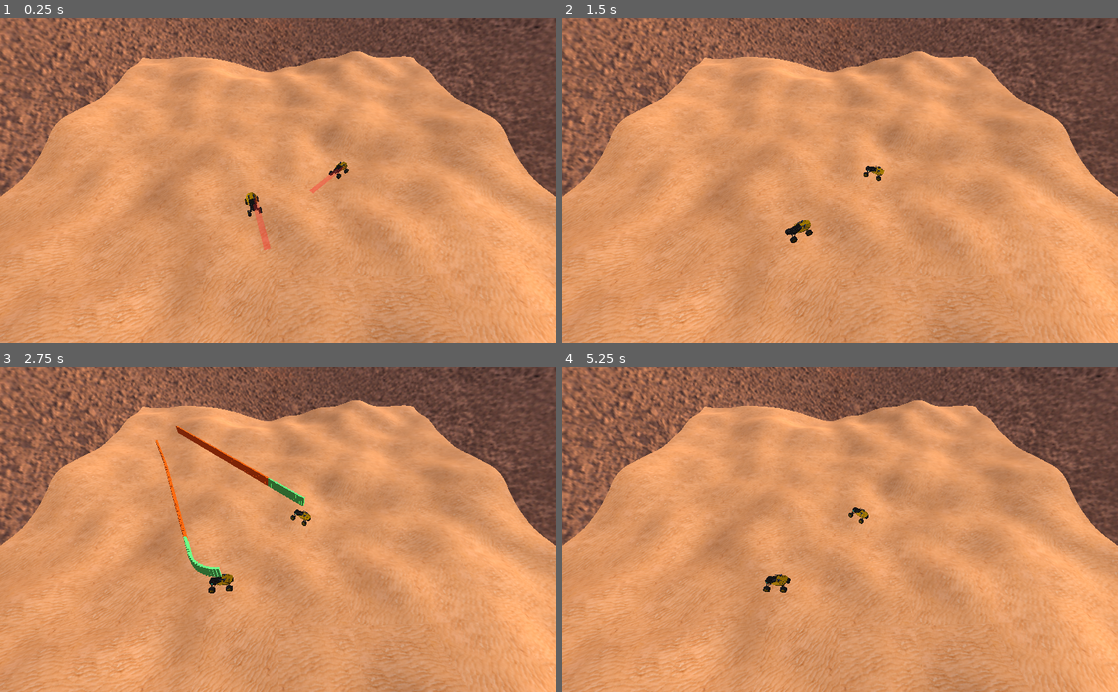
Above: before the commit, frames 1-4 (two rows, left to right).
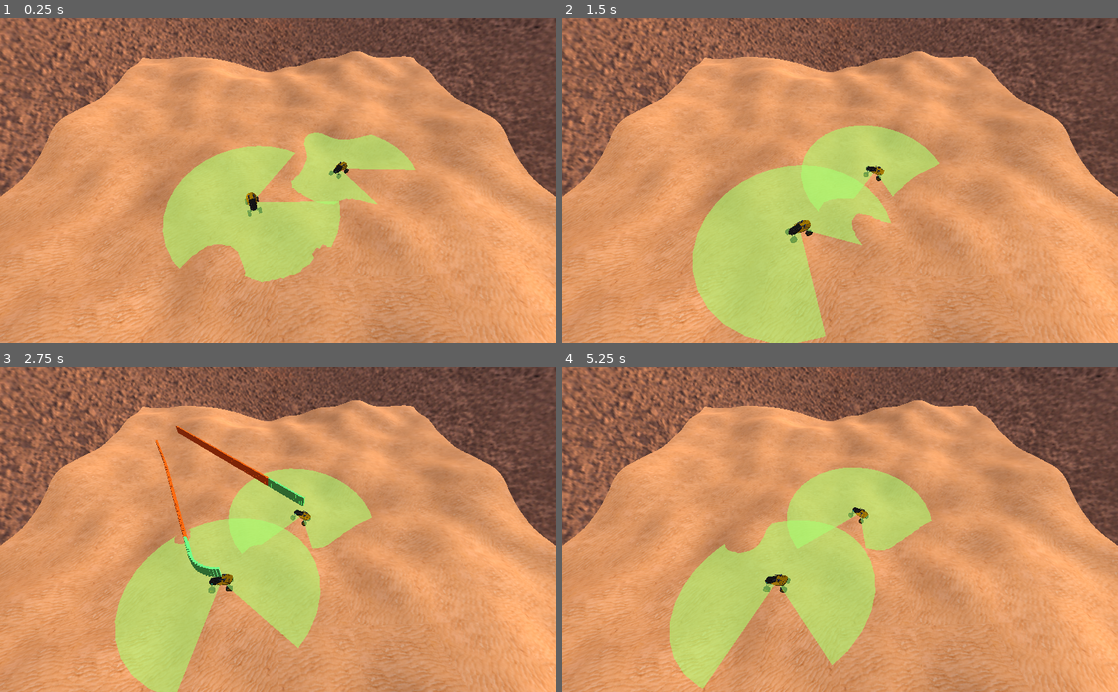
Above: after the commit, the same moments.

Repository: RealmHost002/game_about_desert_and_corovans
Game: Godot game, scene res://main.tscn
The game is run twice, just before and just after one commit, with the same random seed, the same clock (stepped at 60 frames per second) and the same inputs.
Inputs (mouse positions are in pixels of both pictures, inside the frame that each line leads up to):
- Up to frame 1 (0.25 s): no input
- Up to frame 2 (1.5 s): move the mouse to (962, 164) at 0.52 s; hold 2 (tb2) 0.53-1.25 s; click (962, 164) at 0.67 s; drag from (728, 196) to (812, 245) at 1.27 s
- Up to frame 3 (2.75 s): move the mouse to (333, 458) at 2.02 s; hold Right mouse button (drag_camera) from 2.03 s (still down); click (333, 458) at 2.17 s; tap 2 (tb2) at 2.3 s
- Up to frame 4 (5.25 s): release Right mouse button (drag_camera) at 2.75 s; drag from (812, 594) to (673, 480) at 2.77 s; tap Enter at 3.5, 5 s; move the mouse to (1006, 578) at 3.52 s; hold 2 (tb2) 3.53-4.25 s; click (1006, 578) at 3.67 s; tap Space at 4.25 s; drag from (673, 480) to (756, 448) at 4.27 s; move the mouse to (867, 529) at 5.02 s; hold 1 (TEST_BUTTON_1) from 5.03 s (still down); click (867, 529) at 5.17 s

The runs differ from the first frame. In frame 1, 11% of the frame differs, in the area x 29-75%, y 35-82%; in frame 2, 15%; in frame 3, 15%; in frame 4, 15%, in the area x 19-67%, y 30-99%.

Commit message:
Some laser and area updates

Diff:
--- a/car.gd
+++ b/car.gd
@@ -29,11 +29,7 @@
 func _process(delta):
 	forward = (get_node("dirs/forward").global_transform.origin - self.global_transform.origin).normalized()
 	var angle_to_destination = forward.angle_to(destination - self.global_transform.origin)
-
-#	if angle_to_destination > 0.1:
 	self.rotate(Vector3(0,1,0), sign(forward.cross(destination - self.global_transform.origin).y) * delta * clamp(angle_to_destination, 0.5, 1) * rotation_speed)
-#	elif angle_to_destination > 0.05:
-#		self.rotate(Vector3(0,1,0), sign(forward.cross(destination - self.global_transform.origin).y) * angle_to_destination / 2.0)
 	self.global_transform.origin += forward * delta * speed
 	if image:
 		var s_height = 0
--- a/car.tscn
+++ b/car.tscn
@@ -8,7 +8,7 @@
 [ext_resource path="res://models/area.obj" type="ArrayMesh" id=6]
 [ext_resource path="res://scripts/weapons/all_weapons.gd" type="Script" id=7]
 [ext_resource path="res://models/weapons/area_material.tres" type="Material" id=8]
-[ext_resource path="res://trash textures/laser_beam.tscn" type="PackedScene" id=9]
+[ext_resource path="res://models/weapon_area.obj" type="ArrayMesh" id=9]
 
 [sub_resource type="SpatialMaterial" id=1]
 albedo_color = Color( 0.156863, 0.156863, 0.156863, 1 )
@@ -80,11 +80,8 @@
 
 [node name="area" type="MeshInstance" parent="body/weapons/Position3D"]
 transform = Transform( 1.90249, 0, 2.3196, 0, 1, 0, -2.3196, 0, 1.90249, -0.899078, -1.29407, 1.18434 )
-mesh = ExtResource( 6 )
+mesh = ExtResource( 9 )
 material/0 = ExtResource( 8 )
-
-[node name="MeshInstance" parent="body/weapons/Position3D" instance=ExtResource( 9 )]
-transform = Transform( -1, 0, 3.25841e-07, 0, 1, 0, -3.25841e-07, 0, -1, 0, 0, 0 )
 
 [node name="Position3D2" type="Position3D" parent="body/weapons"]
 transform = Transform( 1, 0, 0, 0, 1, 0, 0, 0, 1, -0.899, 2.898, -1.184 )
--- /dev/null
+++ b/models/weapons/lasergun/laser_mesh.tres
@@ -0,0 +1,21 @@
+[gd_resource type="ArrayMesh" load_steps=2 format=2]
+
+[sub_resource type="SpatialMaterial" id=1]
+resource_name = "None"
+albedo_color = Color( 0.8, 0.8, 0.8, 1 )
+metallic = 0.8
+
+[resource]
+surfaces/0 = {
+"aabb": AABB( -1, 0, -10, 2.00001, 1e-05, 10 ),
+"array_data": PoolByteArray( 0, 0, 128, 63, 0, 0, 0, 0, 0, 0, 0, 0, 0, 127, 0, 0, 0, 0, 127, 127, 23, 48, 51, 59, 0, 0, 128, 191, 0, 0, 0, 0, 0, 0, 0, 0, 0, 127, 0, 0, 0, 0, 127, 127, 23, 48, 255, 59, 0, 0, 128, 63, 0, 0, 0, 0, 0, 0, 32, 193, 0, 127, 0, 0, 0, 0, 127, 127, 69, 20, 51, 59, 0, 0, 128, 191, 0, 0, 0, 0, 0, 0, 32, 193, 0, 127, 0, 0, 0, 0, 127, 127, 69, 20, 255, 59 ),
+"array_index_data": PoolByteArray( 0, 0, 1, 0, 2, 0, 2, 0, 1, 0, 3, 0 ),
+"blend_shape_data": [  ],
+"format": 97559,
+"index_count": 6,
+"material": SubResource( 1 ),
+"name": "None",
+"primitive": 4,
+"skeleton_aabb": [  ],
+"vertex_count": 4
+}
--- a/scripts/weapons/weapon.gd
+++ b/scripts/weapons/weapon.gd
@@ -11,7 +11,7 @@
 
 # Called when the node enters the scene tree for the first time.
 func _ready():
-	get_node("area").hide()
+#	get_node("area").hide()
 	camera = get_tree().get_root().get_node('Spatial/camera_look_at/Camera')
 #	death_zone = get_parent().death_zones
 	pass # Replace with function body.
@@ -24,7 +24,7 @@
 	self.add_child(lb)
 	lb.global_transform = self.global_transform
 	lb.look_at(target.global_transform.origin, Vector3(0,1,0))
-	lb.scale.z = clamp((target.global_transform.origin - self.global_transform.origin).length() / 2.0, 0, distance / 2.0)
+	lb.scale.z = clamp((target.global_transform.origin - self.global_transform.origin).length(), 0, distance)
 	lb.scale.x = 0.1
 
 	#IVAN PIDARAS
--- a/trash textures/laser.tres
+++ b/trash textures/laser.tres
@@ -6,4 +6,4 @@
 flags_transparent = true
 albedo_color = Color( 0.917647, 0.133333, 0.133333, 1 )
 albedo_texture = ExtResource( 1 )
-uv1_offset = Vector3( 0.848246, 0, 0 )
+uv1_offset = Vector3( 0.8, 0, 0 )
--- a/trash textures/laser_beam.tscn
+++ b/trash textures/laser_beam.tscn
@@ -1,6 +1,6 @@
 [gd_scene load_steps=5 format=2]
 
-[ext_resource path="res://trash textures/area.obj" type="ArrayMesh" id=1]
+[ext_resource path="res://models/weapons/lasergun/laser_mesh.tres" type="ArrayMesh" id=1]
 [ext_resource path="res://trash textures/laser.tres" type="Material" id=2]
 [ext_resource path="res://trash textures/laser_beam.gd" type="Script" id=3]
 
Not shown, changed: models/area.obj
Not shown, added: models/weapon_area.mtl
Not shown, added: models/weapon_area.obj
Not shown, added: models/weapon_area.obj.import
Not shown, changed: models/area.blend
Not shown, changed: models/area.blend1
